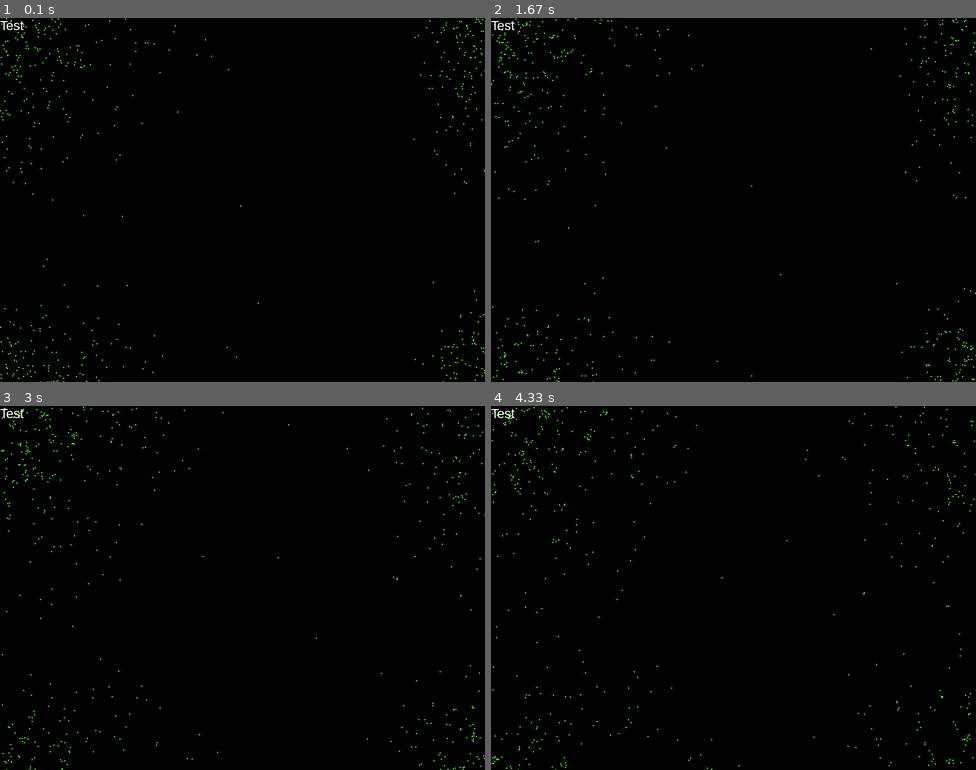
Above: before the commit, frames 1-4 (two rows, left to right).
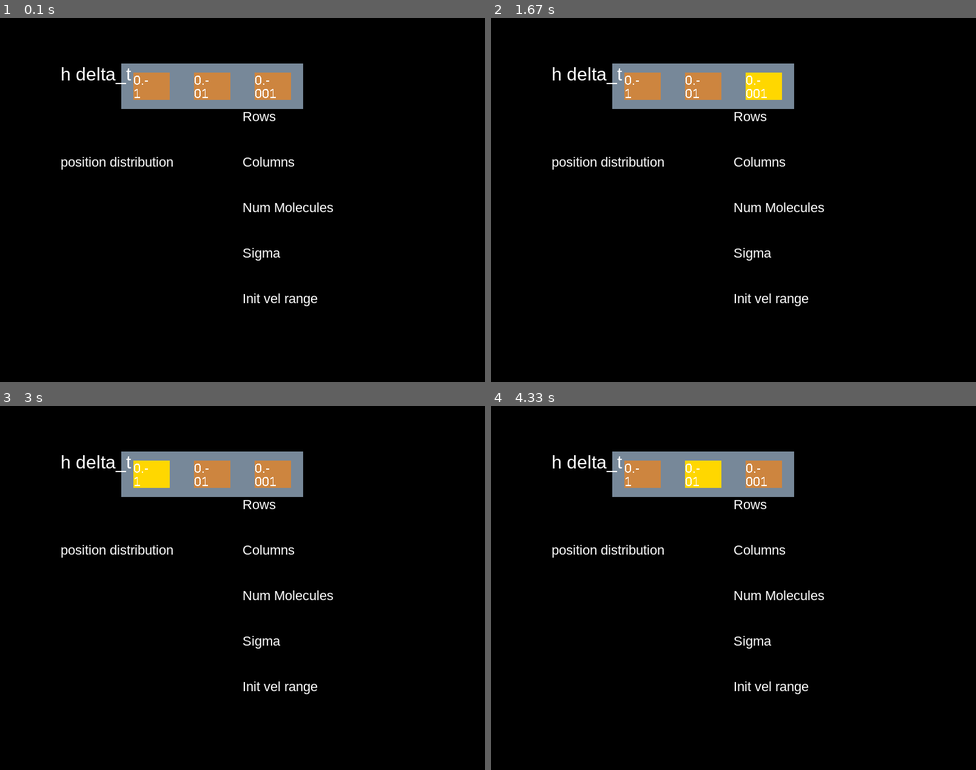
Above: after the commit, the same moments.

Repository: tomtuamnuq/model_and_simulate
Game: pygame game, started from src/main.py
Two runs of this game, one before a commit and one after it. Both use one fixed random seed, a clock stepped at 60 frames per second and the inputs below.
Inputs (mouse positions are in pixels of both pictures, inside the frame that each line leads up to):
- Up to frame 1 (0.1 s): no input
- Up to frame 2 (1.67 s): click (641, 87) at 0.38 s; click (733, 221) at 0.72 s; click (762, 87) at 1.05 s; click (912, 327) at 1.38 s
- Up to frame 3 (3 s): click (252, 464) at 1.72 s; click (218, 682) at 2.05 s; click (150, 475) at 2.38 s; click (174, 511) at 2.72 s
- Up to frame 4 (4.33 s): click (704, 475) at 3.55 s; click (835, 522) at 3.88 s

The runs differ from the first frame. In frame 1, 6.2% of the frame differs, in the area x 0-100%, y 0-100%; in frame 2, 6.2%; in frame 3, 6.2%; in frame 4, 6.2%.

Commit message:
Add clickable buttons

Diff:
--- a/src/molecular_dynamics/molecule_main.py
+++ b/src/molecular_dynamics/molecule_main.py
@@ -4,7 +4,8 @@
 from .molecule_simulation import MoleculeSimulation
 from .visualization import Molecule
 from src.utilities.coordinate_mapper import CoordinateMapper2D
-from src.utilities.pygame_utils import SimplePygame
+from src.utilities.pygame_simple import SimplePygame
+from ..utilities.pygame_button import SwitchButton
 
 
 @dataclass
@@ -23,6 +24,7 @@
 def molecule_main():
     simple_pygame = SimplePygame("Molecule Simulation")
     simulation_parameters = show_start_screen(simple_pygame)
+    simple_pygame.play_music_loop("sim_psy")
     simulation = MoleculeSimulation(*dataclasses.astuple(simulation_parameters))
     width, height = pygame.display.get_window_size()
     display_dim = ((0, width), (0, height))
@@ -39,7 +41,7 @@
         for event in pygame.event.get():
             if event.type == pygame.QUIT:
                 running = False
-            if event.type == pygame.KEYDOWN:
+            elif event.type == pygame.KEYDOWN:
                 if event.key == pygame.K_ESCAPE:
                     running = False
                 elif event.key == pygame.K_RETURN:
@@ -53,5 +55,40 @@
 def show_start_screen(simple_pygame: SimplePygame) -> SimulationParameters:
     simple_pygame.play_music_loop("menu_dark")
     simulation_parameters = SimulationParameters()
+    menu_items = simple_pygame.all_sprites
+    width, height = pygame.display.get_window_size()
+    col_w, row_h = round(width / 8), round(height / 8)
+    buttons_h: dict[SwitchButton, float] = {
+        SwitchButton((col_w, row_h), (x * col_w, row_h), text=str(v)): v
+        for x, v in zip((2, 3, 4), (0.1, 0.01, 0.001))
+    }
+
+    def on_click_listener_h(clicked_button: SwitchButton):
+        simulation_parameters.time_step = buttons_h[clicked_button]
+        simple_pygame.play_effect("hit_low")
+        for other_button in buttons_h.keys():
+            if other_button != clicked_button:
+                other_button.on = False
+
+    for button in buttons_h.keys():
+        button.add_on_click_listener(on_click_listener_h)
+        menu_items.add(button)
+
+    menu_texts = {"h delta_t": (col_w, row_h, 30), "position distribution": (col_w,3 * row_h)}
+    y = 2
+    for text in ["Rows", "Columns", "Num Molecules", "Sigma", "Init vel range"]:
+        menu_texts[text] = 4*col_w, y * row_h
+        y += 1
+    for text, args in menu_texts.items():
+        simple_pygame.add_text(text, *args)
+    show_start = True
+    while show_start:
+        eventlist = pygame.event.get()
+        for event in eventlist:
+            if event.type == pygame.QUIT:
+                simple_pygame.quit()
+                exit()
+
+        simple_pygame.loop(eventlist=eventlist, mouse_pos=pygame.mouse.get_pos())
 
     return simulation_parameters
--- a/src/molecular_dynamics/visualization.py
+++ b/src/molecular_dynamics/visualization.py
@@ -1,7 +1,7 @@
 import numpy as np
 import pygame
 from src.utilities.coordinate_mapper import CoordinateMapper2D
-from src.utilities.pygame_utils import Color
+from src.utilities.pygame_simple import Color
 
 
 class Molecule(pygame.sprite.Sprite):
--- /dev/null
+++ b/src/utilities/pygame_button.py
@@ -0,0 +1,133 @@
+"""Module with pygame Button classes."""
+import pygame as pg
+
+from .pygame_simple import Color
+
+
+class SwitchButton(pg.sprite.Sprite):
+    """A clickable on/off button with out-and inner color and text for pygame."""
+
+    inner_surface_offset_factor: float = 1 / 5
+    font_name: str = "arial"
+    font_antialias: bool = False
+
+    def __init__(
+        self,
+        size: tuple[int, int],
+        pos: tuple[int, int],
+        text: str = "",
+        text_color: Color = Color.WHITE,
+        in_and_active_color: tuple[Color, Color] = (Color.LIGHTGREY, Color.SILVER),
+        off_on_color: tuple[Color, Color] = (Color.PERU, Color.GOLD),
+    ) -> None:
+        """
+        Create a button.
+        Args:
+            size (Tuple[int, int]): width and height.
+            pos (Tuple[int, int]): x and y coordinates.
+            text (str): Text to display.
+            in_and_active_color (Tuple[pygame_simple.Color, pygame_simple.Color]):
+                Outercolors for hovering effect.
+            off_on_color (Tuple[pygame_simple.Color, pygame_simple.Color]):
+                Innercolors for enabling.
+        """
+        pg.sprite.Sprite.__init__(self)
+        self._inactive_color = in_and_active_color[0].value
+        self._active_color = in_and_active_color[1].value
+        self._active = False
+        self._off_color = off_on_color[0].value
+        self._on_color = off_on_color[1].value
+        self._on = False
+        self._image = pg.Surface([*size])
+        self._offset = (
+            size[0] * SwitchButton.inner_surface_offset_factor,
+            size[1] * SwitchButton.inner_surface_offset_factor,
+        )
+        self._inner_surface = pg.Surface(
+            [
+                size[0] - 2 * self._offset[0],
+                size[1] - 2 * self._offset[1],
+            ]
+        )
+        self._rect = self._image.get_rect()
+        self._rect.topleft = pos
+        self._inner_rect = self._inner_surface.get_rect()
+        self._inner_rect.topleft = pos[0] + self._offset[0], pos[1] + self._offset[1]
+        self._text_color = text_color.value
+        self._one_line = True
+        self._on_click_listeners = []  # type: list[callable]
+        self.text = text
+
+    @property
+    def on(self) -> bool:
+        return self._on
+
+    @on.setter
+    def on(self, on: bool) -> None:
+        self._on = on
+
+    @property
+    def image(self) -> pg.Surface:
+        """The surface that gets blit on the screen."""
+        return self._image
+
+    @property
+    def rect(self) -> pg.Rect:
+        """The rectangle which defines positions."""
+        return self._rect
+
+    @property
+    def text(self) -> str:
+        """The text to display in the inner rectangle."""
+        return self._text
+
+    @text.setter
+    def text(self, text: str):
+        """Set the text."""
+        self._text = text
+        font = pg.font.SysFont(
+            SwitchButton.font_name,
+            self._inner_rect.height,
+        )
+        self._one_line = font.size(text)[0] <= self._inner_rect.width
+
+    def update(self, eventlist: list[pg.event], mouse_pos: tuple[int, int]) -> None:
+        """Check the button logic in every loop."""
+        for event in eventlist:
+            if event.type == pg.MOUSEBUTTONDOWN:
+                if self._inner_rect.collidepoint(event.pos):
+                    self._on_clicked()
+        self._draw_outer_color(mouse_pos)
+        self._draw_inner_color()
+        self._draw_text()
+        self.image.blit(self._inner_surface, self._offset)
+
+    def add_on_click_listener(self, listener: callable) -> None:
+        """Listener to call with on/off when button is clicked."""
+        self._on_click_listeners.append(listener)
+
+    def _on_clicked(self) -> None:
+        self._on = not self._on
+        for listener in self._on_click_listeners:
+            listener(self)
+
+    def _draw_outer_color(self, mouse_pos) -> None:
+        color = self._active_color if self._rect.collidepoint(mouse_pos) else self._inactive_color
+        self.image.fill(color)
+
+    def _draw_inner_color(self) -> None:
+        color = self._on_color if self._on else self._off_color
+        self._inner_surface.fill(color)
+
+    def _draw_text(self) -> None:
+        font_height = (
+            self._inner_rect.height if self._one_line else round(self._inner_rect.height / 2)
+        )
+        text = self._text if self._one_line else self._text[: round(len(self._text) / 2)] + "-"
+        font = pg.font.SysFont(SwitchButton.font_name, font_height)
+        text_surface = font.render(text, SwitchButton.font_antialias, self._text_color)
+        self._inner_surface.blit(text_surface, (0, 0))
+        if not self._one_line:
+            text = self._text[round(len(self._text) / 2) :]
+            text_surface = font.render(text, SwitchButton.font_antialias, self._text_color)
+            self._inner_surface.blit(text_surface, (0, font_height))
--- a/src/utilities/pygame_utils.py
+++ b/src/utilities/pygame_simple.py
@@ -19,6 +19,10 @@
     HGREEN = (71, 237, 38)
     BROWN = (102, 9, 11)
     BLUE = (67, 177, 224)
+    SILVER = (192, 192, 192)
+    LIGHTGREY = (119, 136, 153)
+    PERU = (205, 133, 63)
+    GOLD = (255, 215, 0)
 
 
 sound_music = {
@@ -54,18 +58,27 @@
             key: pg.mixer.Sound(path.join(sound_dir_effects, value))
             for key, value in sound_effects.items()
         }
+        self._all_texts = []
+
+    @property
+    def all_texts(self) -> list[tuple[str, float, float, int, Color]]:
+        return self._all_texts
+
+    def add_text(self, text: str, x: float, y: float, size: int = 22, color: Color = Color.WHITE):
+        self._all_texts.append((text, (int(x), int(y)), size, color.value))
 
     @property
     def all_sprites(self) -> pg.sprite.Group:
         """All sprites to consider in every loop. Add sprites to this group."""
         return self._all_sprites
 
-    def loop(self) -> None:
-        """Perform one loop of pygame. This updates and draws all sprites."""
-        self._all_sprites.update()
+    def loop(self, **update_kwargs) -> None:
+        """Perform one loop of pygame. This updates and draws all sprites and texts."""
+        self._all_sprites.update(**update_kwargs)
         self._screen.fill(Color.BLACK.value)
         self._all_sprites.draw(self._screen)
-        self.draw_text("Test", 0, 0)
+        for text_data in self._all_texts:
+            self._draw_text(*text_data)
         pg.display.flip()
         self._clock.tick(FPS)
 
@@ -84,12 +97,15 @@
         pg.mixer.music.fadeout(500)
         pg.quit()
 
-    def draw_text(
-        self, text: str, x: float, y: float, size: int = 22, color: Color = Color.WHITE
+    def _draw_text(
+        self,
+        text: str,
+        pos: tuple[int, int],
+        size: int,
+        color: tuple[int, int, int],
     ) -> None:
-        color = color.value
         font = pg.font.Font(self._font, size)
         text_surface = font.render(text, True, color)
         text_rect = text_surface.get_rect()
-        text_rect.topleft = (int(x), int(y))
+        text_rect.topleft = pos
         self._screen.blit(text_surface, text_rect)
Empty file added: src/__init__.py
